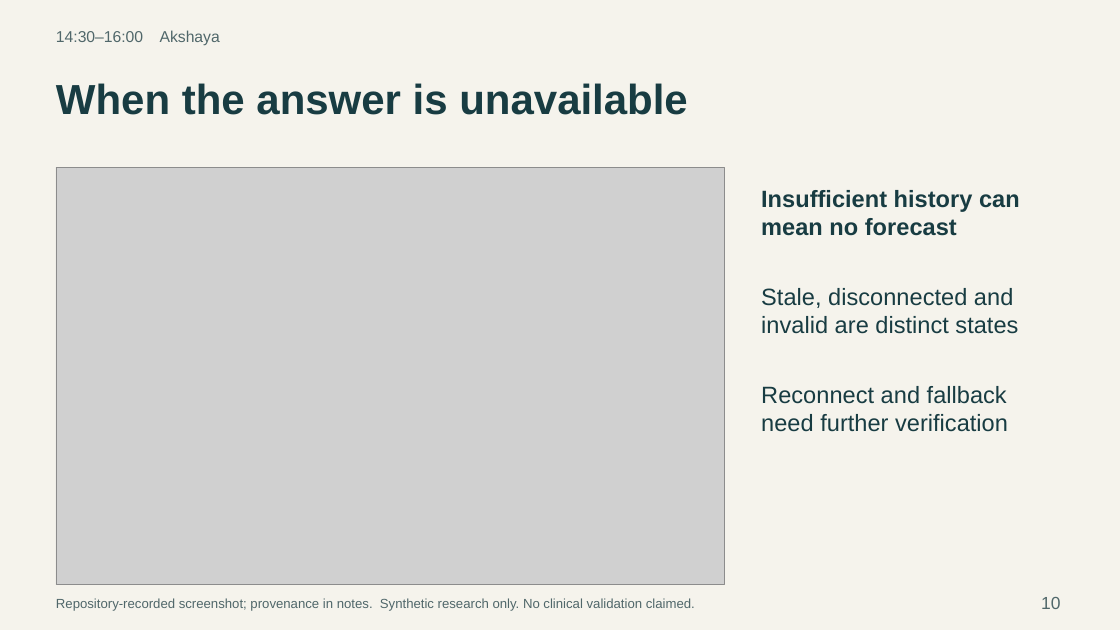
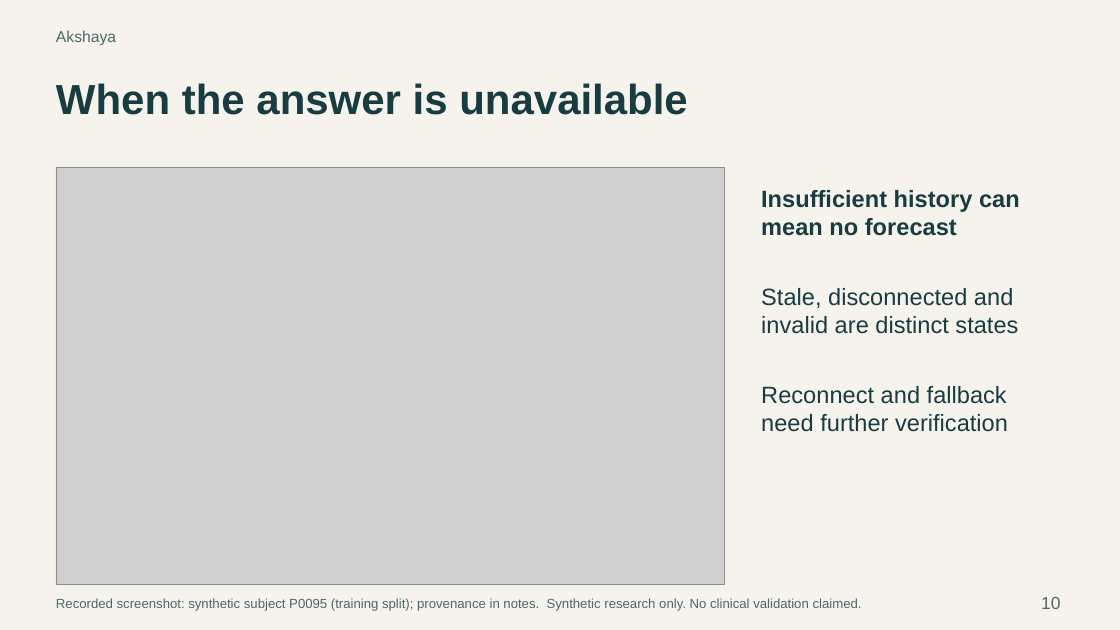
Before and after one commit to AkshayAlgoX/T2D-Glucose-Digital-Twin, a slide deck: slide 10 of docs/presentation/presentation.pptx. Drawn at 1120x630 pixels with LibreOffice and Linux fonts; fonts in the diff are those of the drawing; grey boxes stand for pictures. Boxes give left, top, right and bottom in pixels: in the first picture for what was removed or moved away, otherwise in the second. Text is boxed around its words. In the diff, an @@ line names an element or a change of style, - is before the commit and + after.

```diff
--- a/docs/presentation/presentation.pptx
+++ b/docs/presentation/presentation.pptx
@@ text at [56,30,116,45]: text changed @@
-14:30–16:00 Akshaya
+Akshaya
@@ text at [56,598,862,611]: text changed @@
-Repository-recorded screenshot; provenance in notes. Synthetic research only. No clinical validation claimed.
+Recorded screenshot: synthetic subject P0095 (training split); provenance in notes. Synthetic research only. No clinical validation claimed.
```
Also in this commit, not shown: 13 other slides changed, 5 other files.
